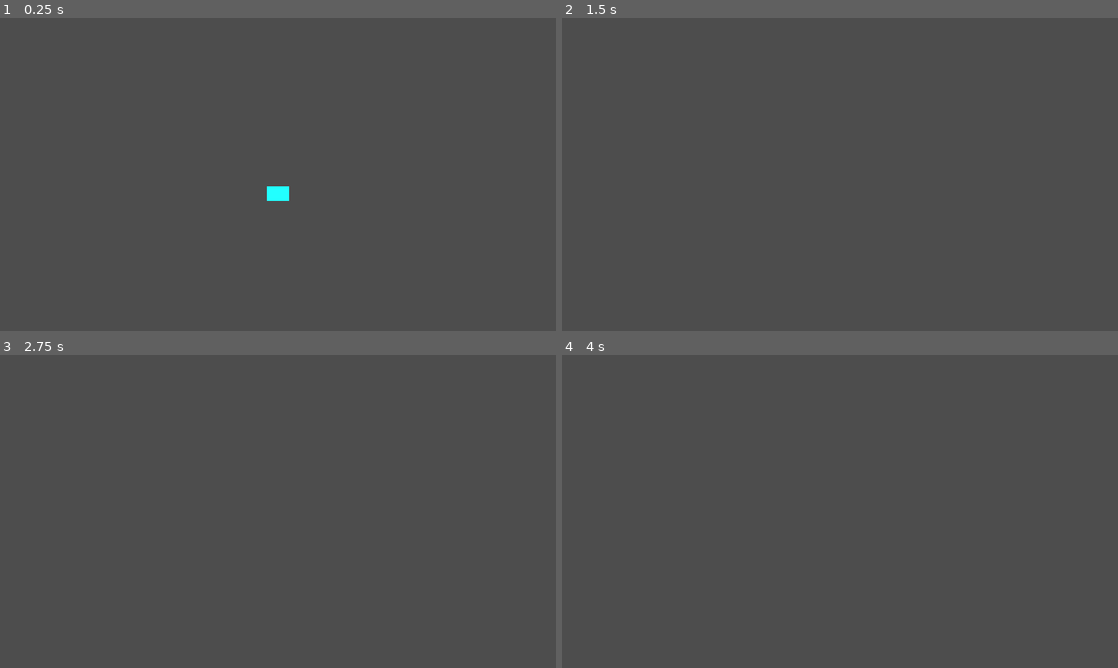
Above: before the commit, frames 1-4 (two rows, left to right).
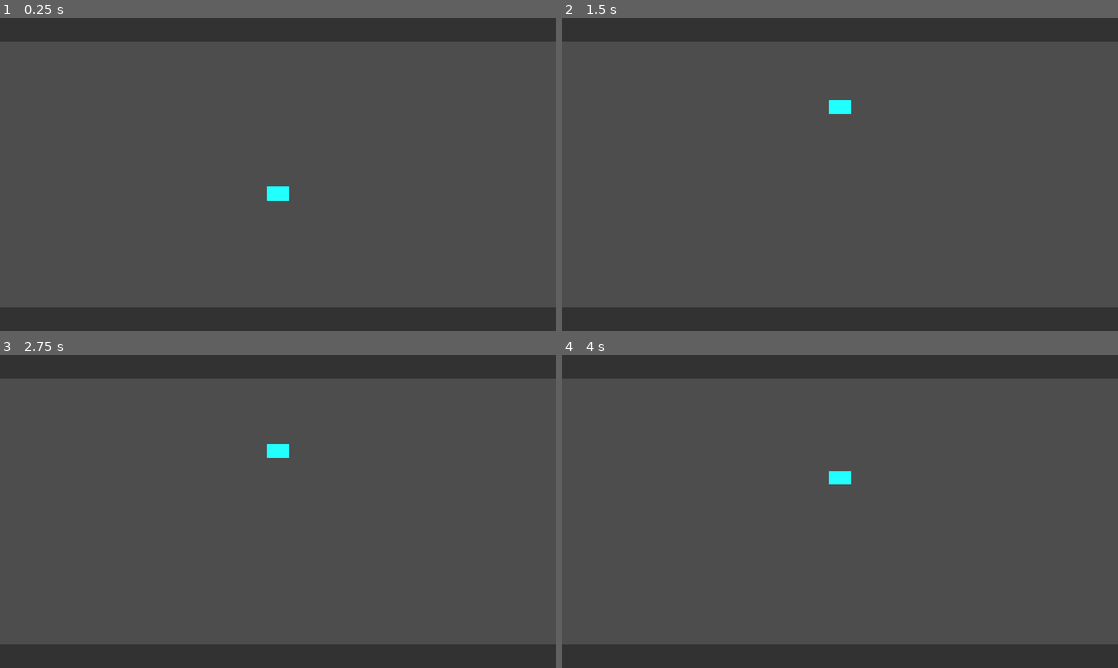
Above: after the commit, the same moments.

Repository: moocj1/flip-gravity
Game: Godot game, scene res://scenes/main.tscn
Same seed, same stepped clock (60 frames per second), same inputs: the game is played once before the commit and once after it.
Inputs:
- Up to frame 1 (0.25 s): no input
- Up to frame 2 (1.5 s): tap Space (flip) at 0.6, 1.35 s
- Up to frame 3 (2.75 s): tap Space (flip) at 2.1 s
- Up to frame 4 (4 s): tap Space (flip) at 2.85, 3.6 s

The runs differ from the first frame. In frame 1, 15% of the frame differs, in the area x 0-100%, y 0-100%; in frame 2, 15%; in frame 3, 15%; in frame 4, 15%.

Commit message:
feat: greybox tunnel walls visible and collide with player

Diff:
--- a/scenes/main.tscn
+++ b/scenes/main.tscn
@@ -1,8 +1,15 @@
 [gd_scene format=3 uid="uid://ce657jeadingx"]
 
 [ext_resource type="PackedScene" uid="uid://fca6xwjfemt0" path="res://scenes/ship.tscn" id="1_o5qli"]
+[ext_resource type="PackedScene" uid="uid://brl354pncdhmm" path="res://scenes/wall.tscn" id="2_0wfyh"]
 
 [node name="Main" type="Node2D" unique_id=1103055058]
 
 [node name="Ship" parent="." unique_id=669843719 instance=ExtResource("1_o5qli")]
 position = Vector2(480, 270)
+
+[node name="WallTop" parent="." unique_id=152411499 instance=ExtResource("2_0wfyh")]
+position = Vector2(480, 20)
+
+[node name="WallBottom" parent="." unique_id=483406342 instance=ExtResource("2_0wfyh")]
+position = Vector2(480, 520)
--- /dev/null
+++ b/scenes/wall.tscn
@@ -0,0 +1,16 @@
+[gd_scene format=3 uid="uid://brl354pncdhmm"]
+
+[sub_resource type="RectangleShape2D" id="RectangleShape2D_pn73i"]
+size = Vector2(960, 40)
+
+[node name="Wall" type="StaticBody2D" unique_id=152411499]
+
+[node name="ColorRect" type="ColorRect" parent="." unique_id=2730806]
+offset_left = -480.0
+offset_top = -20.0
+offset_right = 480.0
+offset_bottom = 20.0
+color = Color(0.19793725, 0.19793722, 0.19793722, 1)
+
+[node name="CollisionShape2D" type="CollisionShape2D" parent="." unique_id=728855167]
+shape = SubResource("RectangleShape2D_pn73i")
